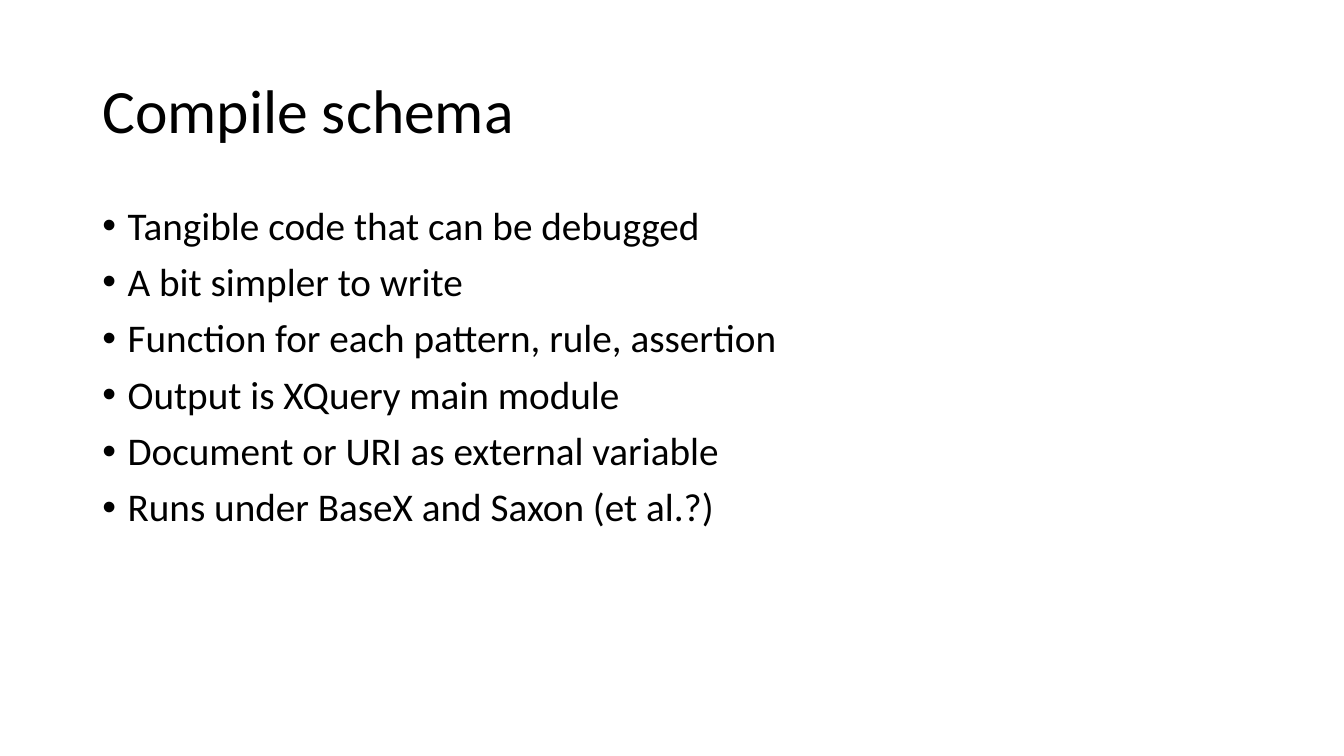
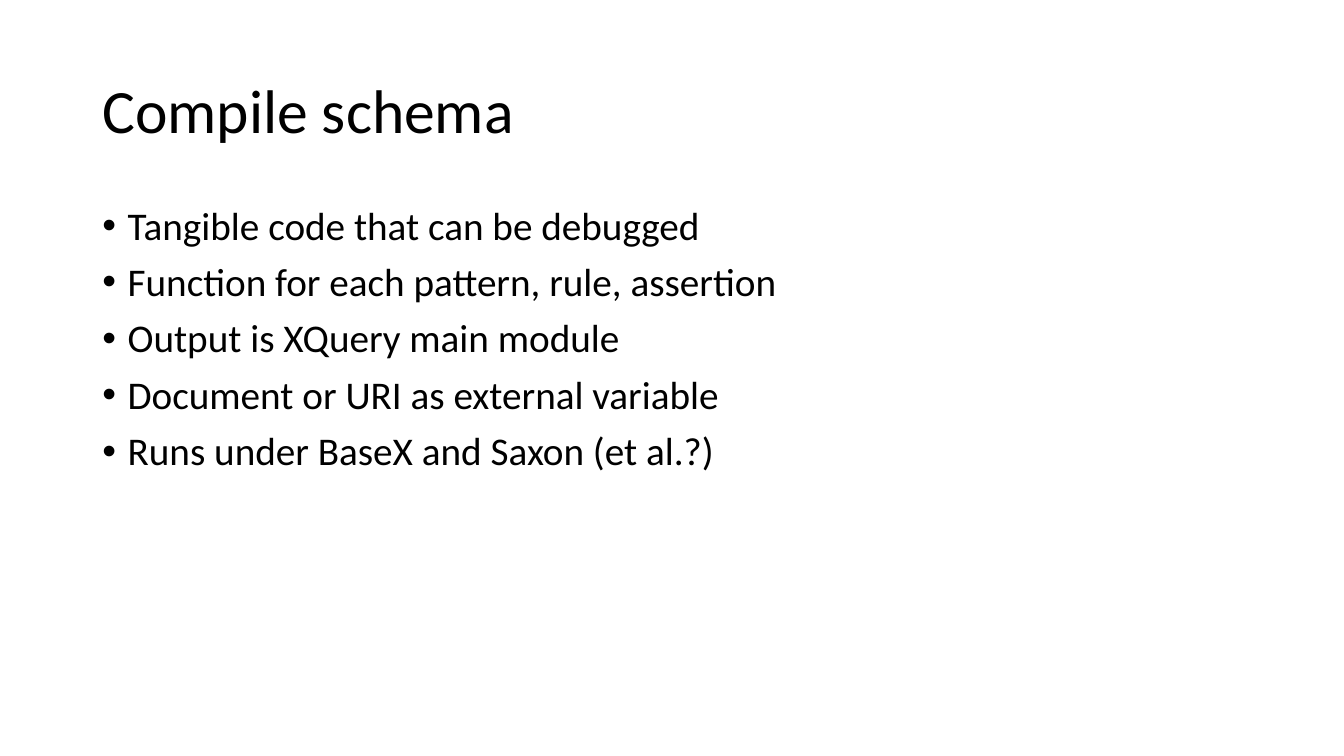
Before and after one commit to AndrewSales/XQS, a slide deck: slide 26 of Markup UK 2023 slides.pptx (slide 27 before the commit). Drawn at 1344x756 pixels with LibreOffice and Linux fonts; fonts in the diff are those of the drawing. Boxes give left, top, right and bottom in pixels: in the first picture for what was removed or moved away, otherwise in the second. Text is boxed around its words. In the diff, an @@ line names an element or a change of style, - is before the commit and + after.

```diff
--- a/Markup UK 2023 slides.pptx
+++ b/Markup UK 2023 slides.pptx
@@ text at box(128, 268, 463, 303): paragraph removed @@
-• A bit simpler to write
```
Also in this commit, not shown: 6 other slides changed, 1 slide added, 1 slide removed.
